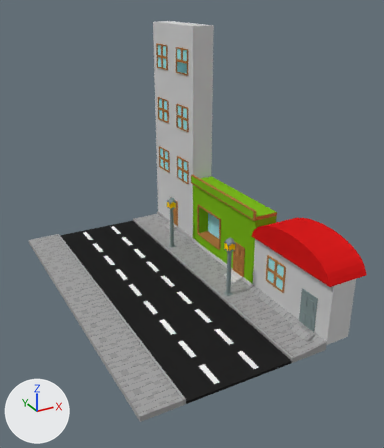
The Blender file FragileMessage/Assets/3DAssets/Bloque1/Edificios1.blend: old version first, new version second.
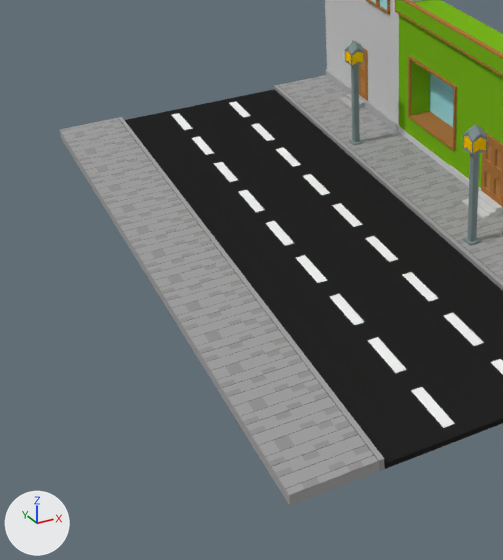
Each version appears first whole from a 50 mm camera at (-16.7, -36.1, 22.7) aimed at (1.4, -3.1, 6.2), and next in a close-up on the part from 0% to 63% of the width and 40% to 100% of the height. Arrows for +X, +Y and +Z are at lower left; the lights stay in place.

Names of what the first close-up shows: 'Bloque1Farol.001', 'Bloque1_Acera', 'Bloque1_Calle', 'Bloque1_Edificio'.
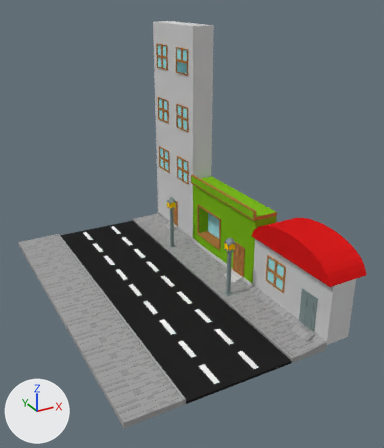
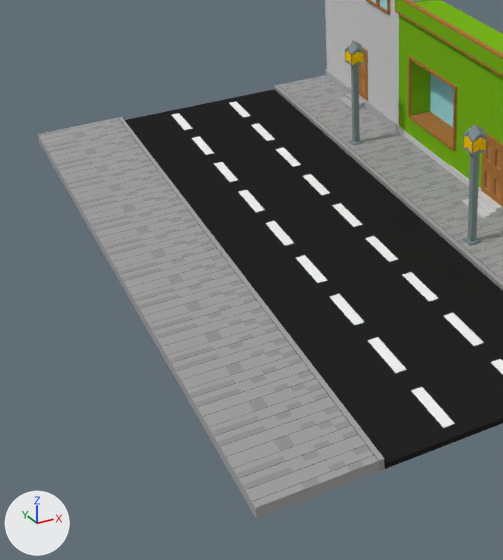
Location of each change, (x1, y1, x2, y2) in pixels of the close-ups (503 x 560 px; the box of a moved part takes in the faces that stretch with it):
'Bloque1_Acera', reshaped: before (60, 75, 503, 506); after (38, 75, 503, 519)
part 1 of me_cube_000, moved or reshaped: before (60, 128, 378, 506); after (38, 128, 378, 519)

Edits to the bpy script that builds the scene:
```text
Change me_cube_000:
    where me_cube_000.from_pydata(...)  # 4928 vertices, 4554 faces; spans x -12.0..2.0, y -14.0..13.0, z -1.0..2.5
    used by ob_bloque1_acera; location = (-6.0, -1.0, 0.1); rotation_euler = (0.0, 0.0, 3.142), in degrees (0, 0, 180); scale = (1.0, 1.0, 0.2)
    me_cube_000 part 1: all 352 vertices in x 2.0, y -14.0..13.0, z -1.0..1.0 are moved by (1.0, 0.0, 0.0)
```
